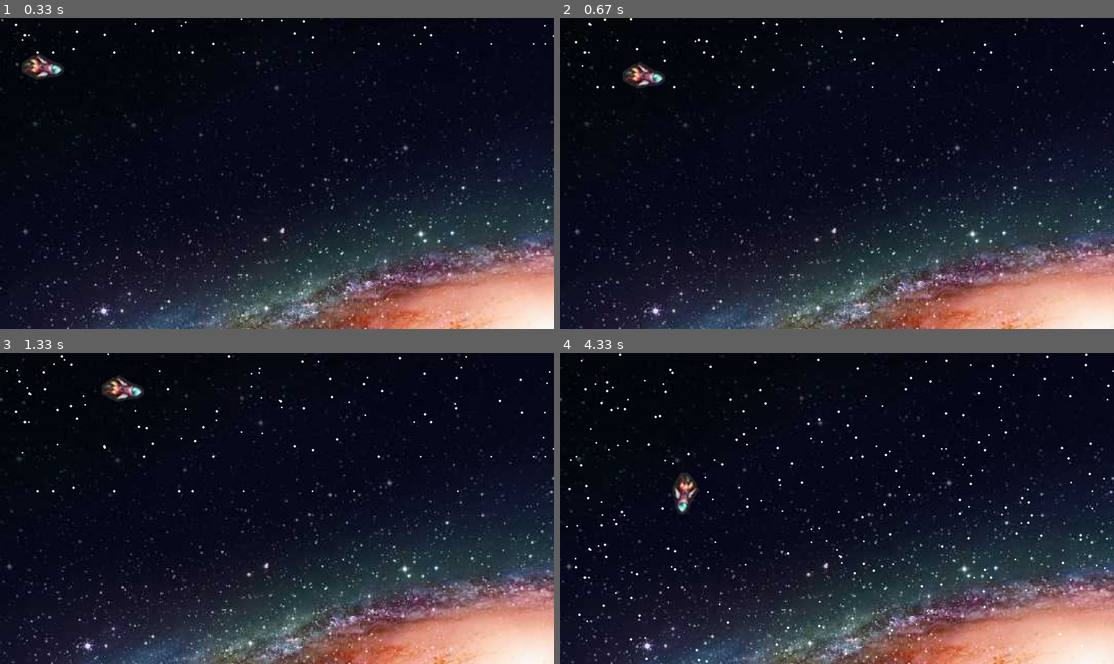
Above: before the commit, frames 1-4 (two rows, left to right).
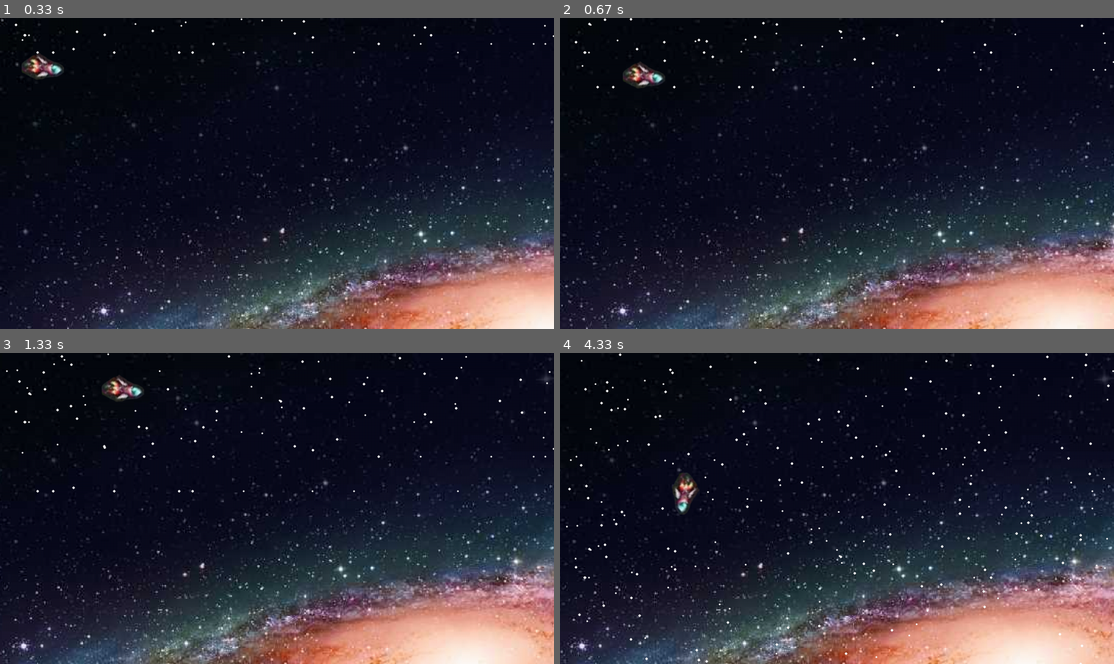
Above: after the commit, the same moments.

Repository: nate-base-e/pyGameShoot
Game: pygame game, started from main.py
The game is run twice, just before and just after one commit, with the same random seed, the same clock (stepped at 60 frames per second) and the same inputs.
Inputs:
- Up to frame 1 (0.33 s): no input
- Up to frame 2 (0.67 s): hold D from 0.33 s (still down)
- Up to frame 3 (1.33 s): release D at 0.8 s; hold W 0.83-1.13 s; hold D from 1.17 s (still down)
- Up to frame 4 (4.33 s): release D at 1.63 s; hold A 1.67-2.2 s; hold S 2.23-2.53 s; hold A 2.57-2.97 s; hold W 3-3.37 s; hold D 3.4-4.03 s; hold S from 4.07 s (still down)

Frame 1 is identical in both runs. In frame 2, 13% of the frame differs, in the area x 0-100%, y 0-100%; in frame 3, 19%; in frame 4, 20%.

Commit message:
fixed background and image

Diff:
--- a/main.py
+++ b/main.py
@@ -162,12 +162,12 @@
         character.x -= 300 * dt
         character.num = 3
         if bgx < 0:
-            bgx+=1
+            bgx+=300* dt
     if keys[pygame.K_d]:
         character.x += 300 * dt
         character.num = 1
         if bgx < screen.get_width():
-            bgx-=1
+            bgx-=300* dt
 
     sprites.draw(screen)
     # flip() the display to put your work on screen
